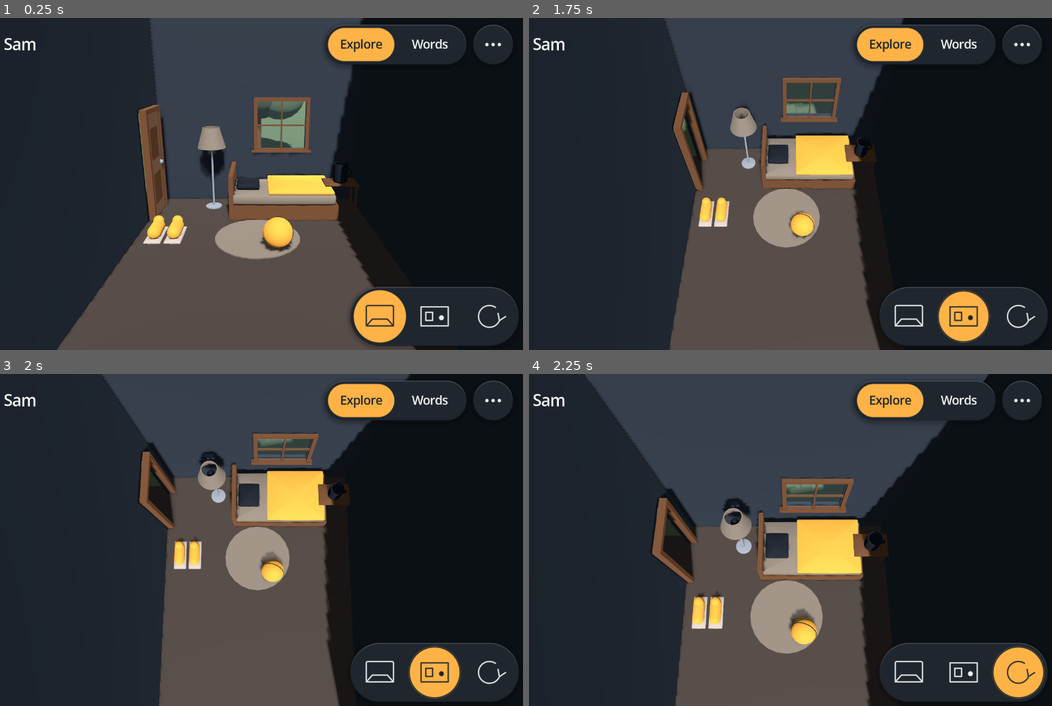
Above: before the commit, frames 1-4 (two rows, left to right).
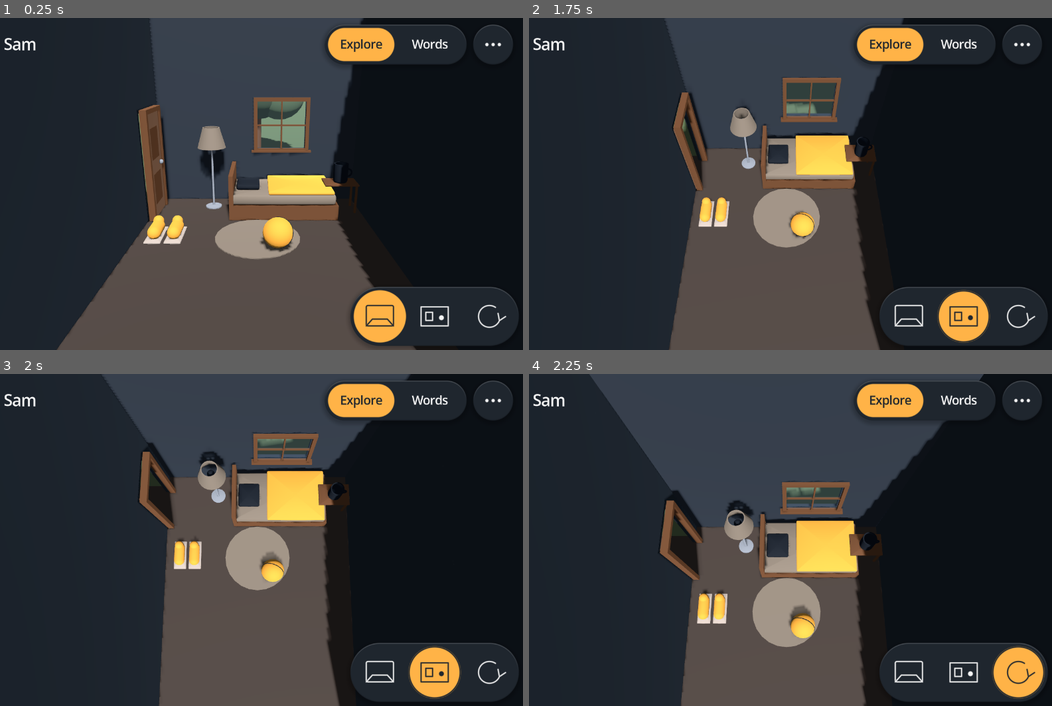
Above: after the commit, the same moments.

Repository: crashtestbrandt/alex
Game: Godot game, scene res://tools/instr/screenshot_probe.tscn
Two runs of this game, one before a commit and one after it. Both use one fixed random seed, a clock stepped at 60 frames per second and the inputs below. This scene is started directly instead of the project's main scene.
Inputs (mouse positions are in pixels of both pictures, inside the frame that each line leads up to):
- Up to frame 1 (0.25 s): no input
- Up to frame 2 (1.75 s): click (910, 316) at 0.52 s; click (963, 316) at 1.27 s
- Up to frame 3 (2 s): no input
- Up to frame 4 (2.25 s): click (1020, 672) at 2.02 s

Frames 1-3 are identical in both runs. In frame 4, 6.1% of the frame differs, in the area x 10-88%, y 0-100%.

Commit message:
fix(rooms) open Tilt with a wider view that fits the screen's shape (#20)
- Tilt's resting view spans 110° corner to corner on any screen, so a portrait phone sees taller and a
  landscape one wider. It replaced a fixed 50° vertical angle.
- The resting view is the widest. Pinch magnifies it up to three times.
- `tilt_fov` takes the viewport's aspect ratio.

Co-Authored-By: Claude Opus 5.5 <noreply@anthropic.com>
Claude-Session: https://claude.ai/code/session_011v9JBUXHRBr1vKgBuabx1X

Diff:
--- a/scripts/child/room_view.gd
+++ b/scripts/child/room_view.gd
@@ -623,7 +623,7 @@
 ## Tilt: the camera stands at the room's center and turns in place. It looks through the whole viewport, since
 ## the learner can turn to anything the floating controls cover.
 func _apply_tilt_camera() -> void:
-	_fov = CameraFraming.tilt_fov(_tilt_zoom)
+	_fov = CameraFraming.tilt_fov(_tilt_zoom, size.x / maxf(size.y, 1.0))
 	_camera.fov = _fov
 	_camera.transform = CameraFraming.tilt_transform(_tilt_origin, _yaw, _pitch)
 	_camera.h_offset = 0.0
--- a/scripts/geometry/camera_framing.gd
+++ b/scripts/geometry/camera_framing.gd
@@ -27,9 +27,11 @@
 ## Tilt's pitch, in degrees, positive up. Yaw is free.
 const TILT_PITCH_MIN_DEG: float = -40.0
 const TILT_PITCH_MAX_DEG: float = 30.0
-## Tilt's zoom: 1 is `FOV_DEG`, under 1 is wider, over 1 is narrower.
-const TILT_ZOOM_MIN: float = 0.75
-const TILT_ZOOM_MAX: float = 2.0
+## Tilt's resting view spans this angle corner to corner, on any screen shape (`tilt_fov`).
+const TILT_DIAGONAL_DEG: float = 110.0
+## Tilt's zoom: 1 is the resting view and the widest, 3 magnifies it threefold.
+const TILT_ZOOM_MIN: float = 1.0
+const TILT_ZOOM_MAX: float = 3.0
 
 ## Azimuth and elevation in degrees for an orbit view. Azimuth 0 faces the back wall from the open front and
 ## the top view sits at the elevation limit. Tilt is not on the orbit and takes the front's angles here.
@@ -127,9 +129,14 @@
 static func clamp_tilt_zoom(zoom: float) -> float:
 	return clampf(zoom, TILT_ZOOM_MIN, TILT_ZOOM_MAX)
 
-## Tilt's vertical field of view at `zoom`, in degrees.
-static func tilt_fov(zoom: float) -> float:
-	return FOV_DEG / clamp_tilt_zoom(zoom)
+## Tilt's vertical field of view, in degrees, on a viewport of `aspect` (width over height) at `zoom`. The
+## resting view keeps its diagonal, so a portrait screen sees taller and a landscape one wider, and turning
+## the device swaps the two angles. Zoom divides the view's half-tangent, so 2 shows half the width.
+static func tilt_fov(zoom: float, aspect: float) -> float:
+	var a: float = maxf(aspect, 0.1)
+	var half_diagonal: float = tan(deg_to_rad(TILT_DIAGONAL_DEG) / 2.0)
+	var half_vertical: float = half_diagonal / sqrt(1.0 + a * a) / clamp_tilt_zoom(zoom)
+	return rad_to_deg(2.0 * atan(half_vertical))
 
 ## The direction a Tilt camera looks: yaw 0 faces the back wall, positive yaw turns right, positive pitch
 ## looks up.
--- a/tests/unit/camera_framing_test.gd
+++ b/tests/unit/camera_framing_test.gd
@@ -88,11 +88,26 @@
 	assert_almost_eq(CameraFraming.clamp_tilt(45.0, 10.0).x, 45.0, 0.0001, "inside the range it is itself")
 
 func test_tilt_zoom_narrows_the_view_within_limits() -> void:
-	assert_almost_eq(CameraFraming.tilt_fov(1.0), CameraFraming.FOV_DEG, 0.0001, "zoom 1 is the room's field of view")
-	assert_true(CameraFraming.tilt_fov(2.0) < CameraFraming.tilt_fov(1.0), "zooming in narrows the view")
-	assert_almost_eq(CameraFraming.tilt_fov(100.0), CameraFraming.FOV_DEG / CameraFraming.TILT_ZOOM_MAX, 0.0001, "never narrower than the limit")
-	assert_almost_eq(CameraFraming.tilt_fov(0.01), CameraFraming.FOV_DEG / CameraFraming.TILT_ZOOM_MIN, 0.0001, "never wider than the limit")
-	assert_true(CameraFraming.tilt_fov(CameraFraming.TILT_ZOOM_MIN) < 90.0, "the widest view is still a lens")
+	var a: float = 16.0 / 9.0
+	assert_true(CameraFraming.tilt_fov(2.0, a) < CameraFraming.tilt_fov(1.0, a), "zooming in narrows the view")
+	var rest: float = tan(deg_to_rad(CameraFraming.tilt_fov(1.0, a)) / 2.0)
+	var double: float = tan(deg_to_rad(CameraFraming.tilt_fov(2.0, a)) / 2.0)
+	assert_almost_eq(double, rest / 2.0, 0.0001, "zoom 2 shows half the span")
+	assert_almost_eq(CameraFraming.tilt_fov(100.0, a), CameraFraming.tilt_fov(CameraFraming.TILT_ZOOM_MAX, a), 0.0001, "never narrower than the limit")
+	assert_almost_eq(CameraFraming.tilt_fov(0.01, a), CameraFraming.tilt_fov(1.0, a), 0.0001, "the resting view is the widest")
+
+func test_tilt_rest_keeps_its_diagonal_on_any_screen() -> void:
+	var diagonal: float = tan(deg_to_rad(CameraFraming.TILT_DIAGONAL_DEG) / 2.0)
+	for a: float in [390.0 / 844.0, 3.0 / 4.0, 1.0, 4.0 / 3.0, 844.0 / 390.0]:
+		var v: float = tan(deg_to_rad(CameraFraming.tilt_fov(1.0, a)) / 2.0)
+		assert_almost_eq(Vector2(v * a, v).length(), diagonal, 0.0001, "the corners span the diagonal at %.2f" % a)
+		assert_true(CameraFraming.tilt_fov(1.0, a) < 120.0, "the view is still a lens at %.2f" % a)
+	var portrait: float = CameraFraming.tilt_fov(1.0, 390.0 / 844.0)
+	var landscape: float = CameraFraming.tilt_fov(1.0, 844.0 / 390.0)
+	assert_true(portrait > landscape, "a portrait screen sees taller")
+	var landscape_wide: float = rad_to_deg(2.0 * atan(tan(deg_to_rad(landscape) / 2.0) * 844.0 / 390.0))
+	assert_almost_eq(landscape_wide, portrait, 0.0001, "turning the device swaps the two angles")
+	assert_true(landscape >= CameraFraming.FOV_DEG, "never tighter than the room's lens on a phone")
 
 func test_tilt_camera_turns_in_place_and_stays_upright() -> void:
 	var origin: Vector3 = Vector3(0.0, 1.4, 0.0)
Not shown, changed: docs/geometry.md
